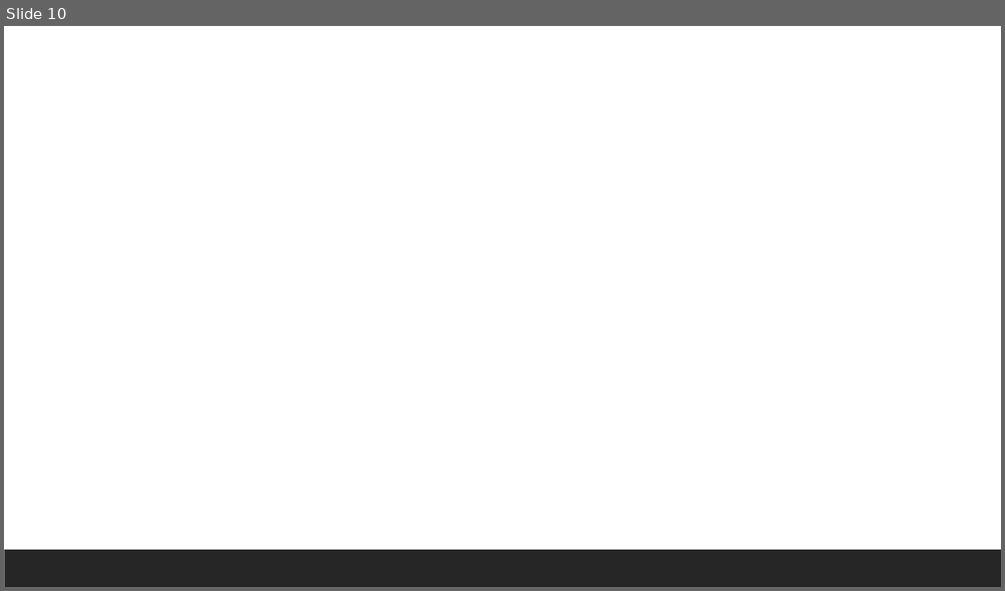
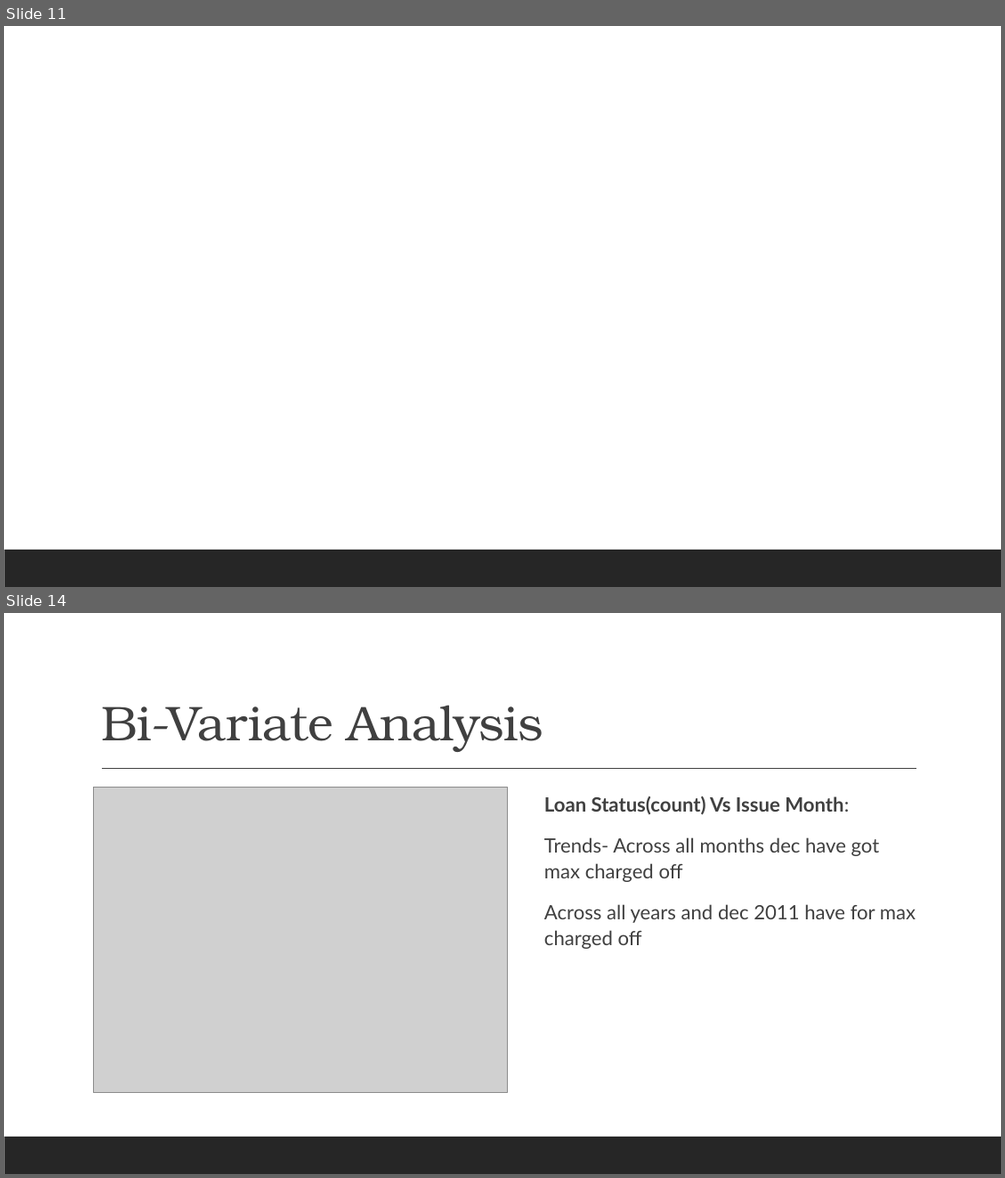
Before and after one commit to shrutich91/LENDING-CLUB-CASE-STUDY, a slide deck: Lending Club Case Study.pptx. Shown one above the other, each under a label of ours: slide 10 before the commit, slides 11 and 14 after it; the slides between them are not shown. The pictures are 1005x591 and 1005x1178 pixels, drawn with LibreOffice and Linux fonts; fonts in the diff are those of the drawing; grey boxes stand for pictures. Boxes give left, top, right and bottom in pixels: in the first picture for what was removed or moved away, otherwise in the second. Text is boxed around its words. In the diff, an @@ line names an element or a change of style, - is before the commit and + after.

Commit message:
Updated Bi-Variate Analysis
Updated Bi-Variate Analysis

```diff
--- a/Lending Club Case Study.pptx
+++ b/Lending Club Case Study.pptx
@@ slide 14 added at [4, 613, 1001, 1174], background #FFFFFF; not listed: 1 template element that a slide beside it also shows @@
@@ title added at [101, 705, 543, 752], 47 pt, text #404040 @@
+Bi-Variate Analysis
@@ line added from (102, 769) to (917, 769), #404040 1 pt @@
@@ picture added at [94, 787, 507, 1093] @@
@@ text added at [544, 796, 915, 949], 19 pt, text #404040 @@
+  Loan Status(count) Vs Issue Month:
+  Trends- Across all months dec have got max charged off
+  Across all years and dec 2011 have for max charged off
@@ what was slide 10 is now slide 11 @@
```
Also in this commit, not shown: 18 other slides added, 1 other file.
